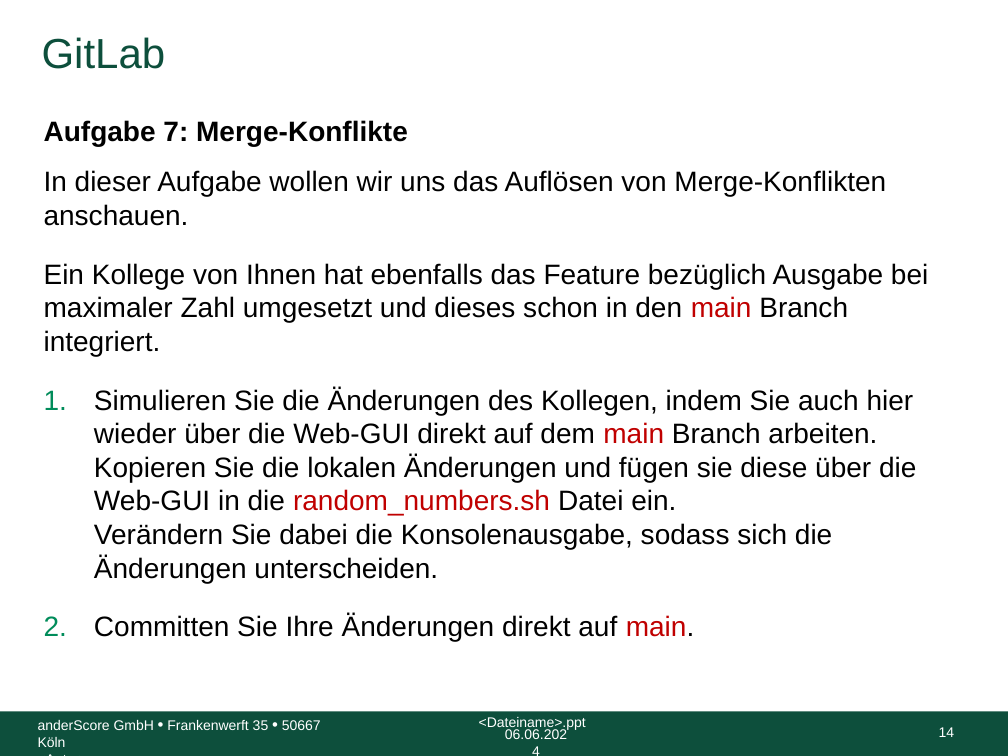
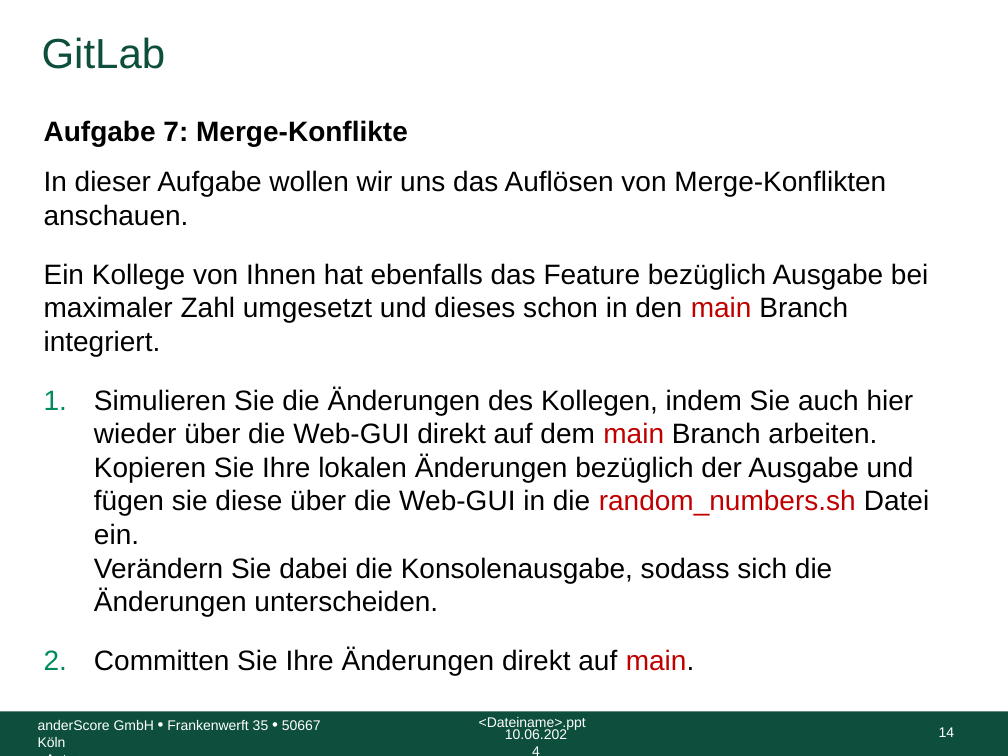
Before and after one commit to anderscore-gmbh/gitlab, a slide deck: slide 14 of slides/Tag-1_5-GitLab-Uebung.pptx. Drawn at 1008x756 pixels with LibreOffice and Linux fonts; fonts in the diff are those of the drawing; background and template pictures are left out. Boxes give left, top, right and bottom in pixels: in the first picture for what was removed or moved away, otherwise in the second. Text is boxed around its words. In the diff, an @@ line names an element or a change of style, - is before the commit and + after.

```diff
--- a/slides/Tag-1_5-GitLab-Uebung.pptx
+++ b/slides/Tag-1_5-GitLab-Uebung.pptx
@@ text at box(94, 388, 929, 616): text changed @@
-1. Simulieren Sie die Änderungen des Kollegen, indem Sie auch hier wieder über die Web-GUI direkt auf dem main Branch arbeiten.
-   Kopieren Sie die lokalen Änderungen und fügen sie diese über die Web-GUI in die random_numbers.sh Datei ein.
-   Verändern Sie dabei die Konsolenausgabe, sodass sich die Änderungen unterscheiden.
+1. Simulieren Sie die Änderungen des Kollegen, indem Sie auch hier wieder über die Web-GUI direkt auf dem main Branch arbeiten.
+   Kopieren Sie Ihre lokalen Änderungen bezüglich der Ausgabe und fügen sie diese über die Web-GUI in die random_numbers.sh Datei ein.
+   Verändern Sie dabei die Konsolenausgabe, sodass sich die Änderungen unterscheiden.
@@ text at box(505, 729, 567, 739): text changed @@
-06.06.2024
+10.06.2024
```
Also in this commit, not shown: 14 other slides changed.
